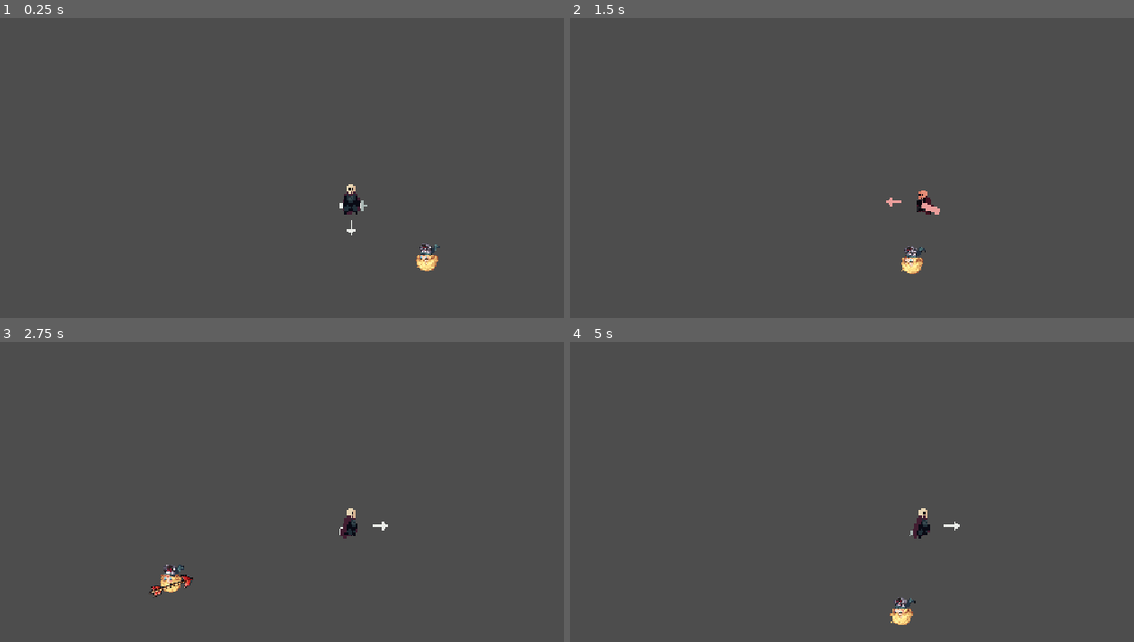
Above: before the commit, frames 1-4 (two rows, left to right).
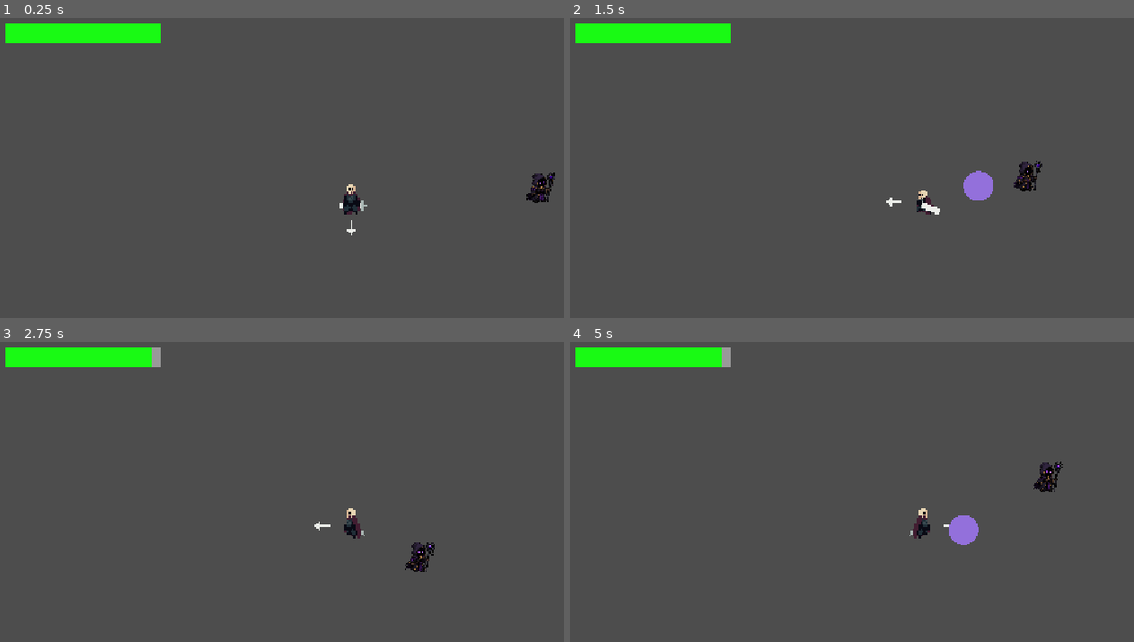
Above: after the commit, the same moments.

Repository: PisangRebus-cmyk/LELE-ZERO-PROJECT
Game: Godot game, scene res://Scene/INIBENERANCOBACOBA(punya yanal).tscn
Two runs of this game, one before a commit and one after it. Both use one fixed random seed, a clock stepped at 60 frames per second and the inputs below. This scene is started directly instead of the project's main scene.
Inputs (mouse positions are in pixels of both pictures, inside the frame that each line leads up to):
- Up to frame 1 (0.25 s): no input
- Up to frame 2 (1.5 s): move the mouse to (1077, 180) at 0.52 s; hold D (walk_right) 0.53-1.28 s; click (1077, 180) at 0.6 s; move the mouse to (778, 222) at 1.27 s; hold S (walk_down) from 1.28 s (still down); click (778, 222) at 1.35 s
- Up to frame 3 (2.75 s): move the mouse to (423, 435) at 2.02 s; release S (walk_down) at 2.03 s; hold D (walk_right) from 2.03 s (still down); tap Shift (dodge) at 2.1 s; click (423, 435) at 2.3 s
- Up to frame 4 (5 s): move the mouse to (885, 606) at 2.77 s; release D (walk_right) at 2.78 s; hold W (walk_up) 2.78-3.53 s; right-click (885, 606) at 2.85 s; click (885, 606) at 3.05 s; move the mouse to (outside the picture) at 3.52 s; hold F (switch_character) 3.53-4.28 s; hold A (walk_left) from 3.53 s (still down); click (outside the picture) at 3.8 s; move the mouse to (705, 465) at 4.27 s; click (705, 465) at 4.35 s

The runs differ from the first frame. In frame 1, 2.4% of the frame differs, in the area x 0-99%, y 1-85%; in frame 2, 2.9%, in the area x 0-84%, y 1-86%; in frame 3, 2.8%; in frame 4, 2.8%.

Commit message:
feat : Added Magician
Shoot Balls and Laser

biji biji gue

Diff:
--- a/lele-zero-sigma/Scene/INIBENERANCOBACOBA(punya yanal).tscn
+++ b/lele-zero-sigma/Scene/INIBENERANCOBACOBA(punya yanal).tscn
@@ -1,8 +1,8 @@
 [gd_scene format=3 uid="uid://d20efcmuc4whw"]
 
 [ext_resource type="PackedScene" uid="uid://coki0owkgoh26" path="res://Scene/player1.tscn" id="1_x7x40"]
-[ext_resource type="PackedScene" uid="uid://dt55vbrpx0tq" path="res://Scene/RangedEnemy.tscn" id="2_nt7id"]
-[ext_resource type="Script" uid="uid://hdlrhrryafjq" path="res://Script/arena_bounds.gd" id="3_alaio"]
+[ext_resource type="PackedScene" uid="uid://d0iqwqgxauwjm" path="res://Scene/Magician.tscn" id="2_7187a"]
+[ext_resource type="PackedScene" uid="uid://c6n0c6niuuyk4" path="res://Scene/UI.tscn" id="3_x7x40"]
 
 [node name="Node2D" type="Node2D" unique_id=1246096774]
 
@@ -12,13 +12,7 @@
 [node name="Camera2D" type="Camera2D" parent="Player1" unique_id=2055492553]
 zoom = Vector2(3, 3)
 
-[node name="RangedEnemy" parent="." unique_id=1369281368 instance=ExtResource("2_nt7id")]
-position = Vector2(43, 34)
+[node name="Magician" parent="." unique_id=427896389 instance=ExtResource("2_7187a")]
+position = Vector2(106, -8)
 
-[node name="TopLeft" type="Node2D" parent="." unique_id=330905667]
-position = Vector2(-32, -12)
-script = ExtResource("3_alaio")
-
-[node name="BottomRight" type="Node2D" parent="." unique_id=528100959]
-position = Vector2(117, 71)
-script = ExtResource("3_alaio")
+[node name="Control" parent="." unique_id=1944569366 instance=ExtResource("3_x7x40")]
--- /dev/null
+++ b/lele-zero-sigma/Scene/Laser.tscn
@@ -0,0 +1,56 @@
+[gd_scene format=3 uid="uid://kjrb76bk3t6a"]
+
+[ext_resource type="Texture2D" uid="uid://bn7uqrvbrdueo" path="res://Assets/Sprites/Screenshot 2026-11-15 230720.png" id="1_3nbuw"]
+[ext_resource type="Script" uid="uid://d4a5gxjpuywsc" path="res://Script/laser.gd" id="1_p0igm"]
+
+[sub_resource type="RectangleShape2D" id="RectangleShape2D_uj04i"]
+size = Vector2(200, 10)
+
+[sub_resource type="StyleBoxFlat" id="StyleBoxFlat_vpupq"]
+bg_color = Color(0.69411767, 0.5568628, 0.0627451, 0.5294118)
+
+[sub_resource type="StyleBoxFlat" id="StyleBoxFlat_p5viw"]
+bg_color = Color(0.6392157, 0.1764706, 0.039215688, 0.44705883)
+
+[node name="Laser" type="Area2D" unique_id=861517069]
+script = ExtResource("1_p0igm")
+
+[node name="CollisionShape2D" type="CollisionShape2D" parent="." unique_id=231789820]
+position = Vector2(100, 0)
+shape = SubResource("RectangleShape2D_uj04i")
+
+[node name="Sprites" type="Node2D" parent="." unique_id=839280155]
+visible = false
+
+[node name="1" type="Sprite2D" parent="Sprites" unique_id=2081493685]
+position = Vector2(25, 0)
+scale = Vector2(0.027218292, 0.052083336)
+texture = ExtResource("1_3nbuw")
+
+[node name="2" type="Sprite2D" parent="Sprites" unique_id=735974951]
+position = Vector2(75, 0)
+scale = Vector2(0.027218292, 0.052083336)
+texture = ExtResource("1_3nbuw")
+
+[node name="3" type="Sprite2D" parent="Sprites" unique_id=171833160]
+position = Vector2(124.99999, 0)
+scale = Vector2(0.027218292, 0.052083336)
+texture = ExtResource("1_3nbuw")
+
+[node name="4" type="Sprite2D" parent="Sprites" unique_id=818544719]
+position = Vector2(175, 0)
+scale = Vector2(0.027218292, 0.052083336)
+texture = ExtResource("1_3nbuw")
+
+[node name="5" type="Sprite2D" parent="Sprites" unique_id=2111484804]
+position = Vector2(175, 0)
+scale = Vector2(0.027218292, 0.052083336)
+texture = ExtResource("1_3nbuw")
+
+[node name="Warning" type="ProgressBar" parent="." unique_id=1198029133]
+offset_top = -5.0
+offset_right = 200.0
+offset_bottom = 5.0
+theme_override_styles/background = SubResource("StyleBoxFlat_vpupq")
+theme_override_styles/fill = SubResource("StyleBoxFlat_p5viw")
+show_percentage = false
--- /dev/null
+++ b/lele-zero-sigma/Scene/Magician.tscn
@@ -0,0 +1,50 @@
+[gd_scene format=3 uid="uid://d0iqwqgxauwjm"]
+
+[ext_resource type="Script" uid="uid://1rbyc6uys8ex" path="res://Script/magician.gd" id="1_2ytmb"]
+[ext_resource type="PackedScene" uid="uid://doxt4ywkswqmn" path="res://Scene/Orb.tscn" id="2_g4mf6"]
+[ext_resource type="Texture2D" uid="uid://bf2ha6lt3epf" path="res://Assets/Sprites/Idle/idle_01.png" id="2_y22fe"]
+[ext_resource type="PackedScene" uid="uid://kjrb76bk3t6a" path="res://Scene/Laser.tscn" id="3_crrml"]
+[ext_resource type="Texture2D" uid="uid://vrq7kat3b56" path="res://Assets/Sprites/Idle/idle_02.png" id="3_g4mf6"]
+[ext_resource type="Texture2D" uid="uid://hgcrqoc5q610" path="res://Assets/Sprites/Idle/idle_03.png" id="4_crrml"]
+[ext_resource type="Texture2D" uid="uid://ctlo68lhleici" path="res://Assets/Sprites/Idle/idle_04.png" id="5_pp34m"]
+[ext_resource type="Script" uid="uid://561o533d5vjq" path="res://Script/stun_gauge.gd" id="6_y22fe"]
+
+[sub_resource type="SpriteFrames" id="SpriteFrames_uj04i"]
+animations = [{
+"frames": [{
+"duration": 1.0,
+"texture": ExtResource("2_y22fe")
+}, {
+"duration": 1.0,
+"texture": ExtResource("3_g4mf6")
+}, {
+"duration": 1.0,
+"texture": ExtResource("4_crrml")
+}, {
+"duration": 1.0,
+"texture": ExtResource("5_pp34m")
+}],
+"loop": 1,
+"name": &"default",
+"speed": 5.0
+}]
+
+[sub_resource type="RectangleShape2D" id="RectangleShape2D_uj04i"]
+
+[node name="Magician" type="CharacterBody2D" unique_id=427896389]
+scale = Vector2(0.3, 0.3)
+script = ExtResource("1_2ytmb")
+move_speed = 10.0
+orb_scene = ExtResource("2_g4mf6")
+laser_scene = ExtResource("3_crrml")
+
+[node name="AnimatedSprite2D" type="AnimatedSprite2D" parent="." unique_id=64347802]
+sprite_frames = SubResource("SpriteFrames_uj04i")
+frame_progress = 0.61106956
+
+[node name="CollisionShape2D" type="CollisionShape2D" parent="." unique_id=1132242809]
+shape = SubResource("RectangleShape2D_uj04i")
+
+[node name="StunGauge" type="Node" parent="." unique_id=1062459439]
+script = ExtResource("6_y22fe")
+metadata/_custom_type_script = "uid://561o533d5vjq"
--- /dev/null
+++ b/lele-zero-sigma/Scene/Orb.tscn
@@ -0,0 +1,6 @@
+[gd_scene format=3 uid="uid://doxt4ywkswqmn"]
+
+[ext_resource type="Script" uid="uid://6ih1g344phn5" path="res://Script/orb.gd" id="1_j223k"]
+
+[node name="Orb" type="Area2D" unique_id=354496836]
+script = ExtResource("1_j223k")
--- a/lele-zero-sigma/Scene/RangedEnemy.tscn
+++ b/lele-zero-sigma/Scene/RangedEnemy.tscn
@@ -3,7 +3,7 @@
 [ext_resource type="Script" uid="uid://cbw6wels55r3j" path="res://Script/ranged_enemy.gd" id="1_ceddh"]
 [ext_resource type="Texture2D" uid="uid://yrhbcpbhh0mv" path="res://Assets/Sprites/FuturePrincess_3.png" id="1_ikyry"]
 [ext_resource type="Script" uid="uid://561o533d5vjq" path="res://Script/stun_gauge.gd" id="2_ceddh"]
-[ext_resource type="PackedScene" uid="uid://p7lgi8yabugs" path="res://Scene/arrow.tscn" id="2_y8md6"]
+[ext_resource type="PackedScene" uid="uid://p7lgi8yabugs" path="res://Scene/Arrow.tscn" id="2_y8md6"]
 
 [sub_resource type="AtlasTexture" id="AtlasTexture_y8md6"]
 atlas = ExtResource("1_ikyry")
--- /dev/null
+++ b/lele-zero-sigma/Script/laser.gd
@@ -0,0 +1,42 @@
+extends Area2D
+
+@export var radius := 40.0
+@export var warn_time := 3.0      # jeda peringatan sebelum api menyala
+@export var active_time := 1.5    # lama api menyala
+@export var damage := 15
+@export var stun_power := 10.0
+@export var tick_interval := 0.5  # jeda antar damage jika player tetap di dalam
+@export var knockback_strength := 120.0
+
+@onready var sprites: Node2D = $Sprites
+@onready var warning: ProgressBar = $Warning
+
+
+var _time := 0.0
+var _tick := 0.0
+var _burning := false
+
+func _physics_process(delta: float) -> void:
+	_time += delta
+
+
+	if not _burning:
+		sprites.visible = false
+		warning.value = (_time/warn_time)*100
+		if _time >= warn_time:
+			_burning = true
+
+		return
+
+	if _time >= warn_time + active_time:
+		queue_free()
+		return
+	if _burning == true:
+		sprites.visible = true
+		_tick -= delta
+		if _tick <= 0.0:
+			_tick = tick_interval
+			for body in get_overlapping_bodies():
+				if body.is_in_group("Player"):
+					var push := (body.global_position - global_position).normalized()
+					body.take_hit(damage, stun_power, push * knockback_strength, self)
--- /dev/null
+++ b/lele-zero-sigma/Script/magician.gd
@@ -0,0 +1,332 @@
+extends CharacterBody2D
+
+signal died
+
+enum State { IDLE, COMBAT, CAST, LASER, RECOVER, STUN } #PUNCH
+
+const PUNCH_WINDUP := 0.35
+const PUNCH_ACTIVE := 0.15
+const RECOVER_TIME := 0.6
+
+const CAST_TIME := 0.35
+const STUN_TIME := 3.0
+const STUN_DAMAGE_BONUS := 1.5
+
+var state := State.IDLE
+var state_time := 0.0
+var move_dir := Vector2.ZERO
+var pending_fire := false
+
+@onready var stun_gauge: StunGauge = $StunGauge
+@onready var sprite: AnimatedSprite2D = $AnimatedSprite2D
+#@onready var hitbox: Area2D = $Hitbox
+
+@export_group("Stat")
+@export var health := 300
+@export var move_speed := 60.0
+
+@export_group("Jarak")
+@export var trigger_range := 200
+@export var min_distance := 15
+@export var melee_distance := 50
+@export var max_distance := 100
+
+
+@export_group("Ranged Attack")
+@export var orb_scene: PackedScene
+@export var laser_scene: PackedScene
+@export var attack_cooldown := 3
+#@export var fire_chance := 0.4
+#@export var orbs_per_cast := 3
+@export var orbs_casted := 2
+@export var orb_spread_degrees := 15.0
+
+#@export_group("Punch")
+#@export var punch_damage := 18
+#@export var punch_stun := 30.0
+#@export var punch_knockback := 500.0
+#@export var punch_cooldown := 1.5
+#var is_punching := false
+#var indicator_color := Color.YELLOW
+
+@export_group("Teleport")
+@export var hits_to_teleport := 3
+@export var teleport_min_distance := 100
+@export var teleport_max_distance := 150
+
+var player: Node2D = null
+var knockback := Vector2.ZERO
+var attack_timer := 1.0
+var hit_count := 0
+var orb_count := 0
+var arena_rect := Rect2()
+var has_arena := false
+var active_laser: Node = null
+
+func _ready() -> void:
+	add_to_group("Enemy")
+	add_to_group("NoContactDamage")
+	player = get_tree().get_first_node_in_group("Player")
+
+	var bounds := get_tree().get_first_node_in_group("ArenaBounds")
+	if bounds != null:
+		var tl: Vector2 = bounds.get_node("TopLeft").global_position
+		var br: Vector2 = bounds.get_node("BottomRight").global_position
+		arena_rect = Rect2(tl, br - tl)
+		has_arena = true
+
+	stun_gauge.stunned.connect(_on_stunned)
+	#hitbox.monitoring = false
+	#hitbox.area_entered.connect(_on_hitbox_area_entered)
+
+	if has_node("HealthBar"):
+		$HealthBar.max_value = health
+		$HealthBar.value = health
+
+
+func _physics_process(delta: float) -> void:
+	if not is_instance_valid(player):
+		return
+
+	state_time += delta
+	knockback = knockback.move_toward(Vector2.ZERO, 800.0 * delta)
+	move_dir = Vector2.ZERO
+
+	match state:
+		State.IDLE:
+			_state_idle()
+		State.COMBAT:
+			_state_combat(delta)
+		State.CAST:
+			_state_cast()
+		State.STUN:
+			_state_stun()
+		State.LASER:
+			_state_laser()
+		#State.PUNCH:
+		#	_state_punch()
+		State.RECOVER:
+			_state_recover()
+
+	velocity = move_dir * move_speed + knockback
+	move_and_slide()
+
+
+func _state_idle() -> void:
+	if global_position.distance_to(player.global_position) <= trigger_range:
+		change_state(State.COMBAT)
+
+func _state_combat(delta: float) -> void:
+	var to_player := player.global_position - global_position
+	var dist := to_player.length()
+	if dist > trigger_range:
+		change_state(State.IDLE)
+		return
+
+	if dist < min_distance:
+		move_dir = -to_player.normalized()
+	elif dist > max_distance:
+		move_dir = to_player.normalized()
+
+	attack_timer -= delta
+	if attack_timer <= 0.0:
+		#if dist >= min_distance and dist <= melee_distance:
+		#	_start_punch(to_player)
+		#else:
+		_start_cast()
+
+func _start_cast() -> void:
+	#is_punching = false
+	queue_redraw()
+	#pending_fire = fire_scene != null and randf() < fire_chance
+	attack_timer = attack_cooldown
+	change_state(State.CAST)
+
+func _state_cast() -> void:
+	if state_time < CAST_TIME:
+		return
+	#if pending_fire:
+	#	_cast_fire()
+	#else:========
+	if orb_count < orbs_casted:
+		_cast_orbs()
+		orb_count += 1
+		change_state(State.COMBAT)
+	else:
+		_shoot_laser()
+		orb_count = 0
+		change_state(State.LASER)
+func _state_laser() -> void:
+	if not is_instance_valid(active_laser):
+		attack_timer = attack_cooldown
+		change_state(State.COMBAT)
+
+	# CASTS
+func _cast_orbs() -> void:
+	if orb_scene == null:
+		return
+	var base_dir := (player.global_position - global_position).normalized()
+	var orb = orb_scene.instantiate()
+	orb.direction = base_dir
+	get_tree().current_scene.add_child(orb)
+	orb.global_position = global_position
+
+func _shoot_laser() -> void:
+	if laser_scene == null:
+		return
+	var base_dir := (player.global_position - global_position).normalized()
+	var laser = laser_scene.instantiate()
+	active_laser = laser
+	laser.rotation = base_dir.angle()
+	get_tree().current_scene.add_child(laser)
+	laser.position = global_position
+
+#Effects
+func _state_stun() -> void:
+	if state_time >= STUN_TIME:
+		stun_gauge.release()
+		attack_timer = maxf(attack_timer, 1.0)
+		change_state(State.COMBAT)
+
+#func _start_punch(to_player: Vector2) -> void:
+#	attack_timer = punch_cooldown
+#	hitbox.rotation = to_player.angle()
+#	change_state(State.PUNCH)
+
+
+#func _state_punch() -> void:
+#	var active_end := PUNCH_WINDUP + PUNCH_ACTIVE
+#	var active := state_time >= PUNCH_WINDUP and state_time < active_end
+#	hitbox.monitoring = active
+#	sprite.self_modulate = Color.RED if active else Color.YELLOW
+#	if state_time <= PUNCH_WINDUP:
+#		indicator_color = Color.YELLOW
+#	elif state_time <= active_end:
+#		indicator_color = Color.RED
+#
+#	if state_time >= active_end:
+#		change_state(State.RECOVER)
+#	if not is_punching:
+#		is_punching = true
+#	queue_redraw()
+
+func _draw() -> void:
+#	if is_punching:
+#		var direction: Vector2 = (player.global_position - global_position).normalized()
+#		var target_local_pos: Vector2 = to_local(global_position + (direction * 24))
+#		draw_circle(target_local_pos, 10.0, indicator_color)
+	pass
+
+func _state_recover() -> void:
+	#if state_time >= 0.35:
+	#	is_punching = false
+	queue_redraw()
+	if state_time >= RECOVER_TIME:
+		change_state(State.COMBAT)
+
+
+func on_parried(parrier: Node2D, stun_power: float) -> void:
+	knockback = (global_position - parrier.global_position).normalized() * 250.0
+	change_state(State.RECOVER)
+	stun_gauge.add(stun_power)
+
+#func _on_hitbox_area_entered(area: Area2D) -> void:
+#	if area.name != "Hurtbox":
+#		return
+#	var target = area.get_parent()
+#	if not target.is_in_group("Player"):
+#		return
+#	if target.has_method("take_hit"):
+#		var push: Vector2 = (target.global_position - global_position).normalized() * punch_knockback
+#		target.take_hit(punch_damage, punch_stun, push, self)
+
+func change_state(new_state: State) -> void:
+	state = new_state
+	state_time = 0.0
+	#hitbox.set_deferred("monitoring", false)
+	if new_state != State.LASER and is_instance_valid(active_laser):
+		active_laser.queue_free()
+	match new_state:
+		State.CAST:
+			sprite.self_modulate = Color(0.8, 0.5, 1.0)
+		#State.PUNCH:
+		#	sprite.self_modulate = Color.YELLOW
+		State.STUN:
+			hit_count = 0
+			sprite.self_modulate = Color(0.5, 0.8, 1.0)
+		_:
+			sprite.self_modulate = Color.WHITE
+
+
+func _on_stunned() -> void:
+	change_state(State.STUN)
+	#is_punching = false
+	queue_redraw()
+
+
+
+
+#func _cast_fire() -> void:
+#	var fire = fire_scene.instantiate()
+#	get_tree().current_scene.add_child(fire)
+#	fire.global_position = player.global_position
+
+
+
+
+
+func _teleport() -> void:
+	#is_punching = false
+	queue_redraw()
+	if state == State.STUN or state == State.LASER:
+		return
+
+	if not is_instance_valid(player):
+		return
+
+	for i in 20:
+		var angle := randf() * TAU
+		var dist := randf_range(teleport_min_distance, teleport_max_distance)
+		var target := player.global_position + Vector2.RIGHT.rotated(angle) * dist
+
+		if has_arena and not arena_rect.has_point(target):
+			continue
+
+		if test_move(Transform2D(0.0, target), Vector2.ZERO):
+			continue
+
+		global_position = target
+		break
+
+	attack_timer = maxf(attack_timer, 1.0)
+	change_state(State.COMBAT)
+
+
+
+func take_hit(damage: int, stun_power: float, knockback_force: Vector2, _attacker: Node2D) -> void:
+	if state == State.STUN:
+		damage = int(damage * STUN_DAMAGE_BONUS)
+	health -= damage
+	knockback = knockback_force
+
+	if has_node("HealthBar"):
+		$HealthBar.value = health
+
+	modulate = Color.RED
+	create_tween().tween_property(self, "modulate", Color.WHITE, 0.15)
+
+	if health <= 0:
+		if is_instance_valid(active_laser):
+			active_laser.queue_free()
+		died.emit()
+		queue_free()
+		return
+
+	stun_gauge.add(stun_power)
+	if state == State.STUN:
+		return
+
+	hit_count += 1
+	if hit_count >= hits_to_teleport:
+		hit_count = 0
+		_teleport.call_deferred()
--- /dev/null
+++ b/lele-zero-sigma/Script/orb.gd
@@ -0,0 +1,38 @@
+extends Area2D
+
+@export var speed := 200.0
+@export var damage := 12
+@export var stun_power := 10.0
+@export var knockback_strength := 200.0
+@export var lifetime := 4.0
+@export var radius := 8.0
+
+var direction := Vector2.RIGHT
+
+
+func _ready() -> void:
+	var shape := CollisionShape2D.new()
+	var circle := CircleShape2D.new()
+	circle.radius = radius
+	shape.shape = circle
+	add_child(shape)
+	body_entered.connect(_on_body_entered)
+	get_tree().create_timer(lifetime).timeout.connect(queue_free)
+
+
+func _physics_process(delta: float) -> void:
+	global_position += direction * speed * delta
+
+
+func _on_body_entered(body: Node2D) -> void:
+	if body.is_in_group("Enemy"):
+		return  # abaikan musuh itu sendiri
+	if body.is_in_group("Player"):
+		body.take_hit(damage, stun_power, direction * knockback_strength, self)
+		if body.has_method("dizzy"):
+			body.dizzy()
+	queue_free()  # hancur saat kena player atau tembok
+
+
+func _draw() -> void:
+	draw_circle(Vector2.ZERO, radius, Color.MEDIUM_PURPLE)  # visual sementar
--- a/lele-zero-sigma/Script/player1.gd
+++ b/lele-zero-sigma/Script/player1.gd
@@ -24,6 +24,8 @@
 const BLOCK_STUN_FACTOR := 0.3
 const STUN_DURATION := 1.0
 
+const  DIZZY_DURATION := 2.5
+
 @export var SPEED := 100
 @export var acceleration := 2000
 @export var health := 200
@@ -50,6 +52,7 @@
 var dodge_direction := Vector2.DOWN
 var is_active := true
 var is_kidnapped := false
+var is_dizzy := false
 var light_sources := 0
 var dark_time := 0.0
 
@@ -144,8 +147,11 @@
 	if Input.is_action_just_pressed("attack"):
 		start_attack()
 		return
-
-	var direction := Input.get_vector("walk_left", "walk_right", "walk_up", "walk_down")
+	var direction : Vector2
+	if is_dizzy == false:
+		direction = Input.get_vector("walk_left", "walk_right", "walk_up", "walk_down")
+	if is_dizzy == true:
+		direction = Input.get_vector("walk_right", "walk_left", "walk_down", "walk_up")
 	update_sprite_direction(direction)
 	update_sprite()
 	animated_sprite_2d.play(animation_state + animation_direction)
@@ -384,6 +390,15 @@
 			child.set_deferred("disabled", true)
 	kidnapped.emit()
 
+# PUSING GARA GARA UTS
+func dizzy() -> void:
+	if is_dizzy == true:
+		return
+	is_dizzy = true
+	await get_tree().create_timer(DIZZY_DURATION).timeout
+	is_dizzy = false
+	return
+
 
 #Hitbox / Hurtbox
 func _on_hurtbox_body_entered(body: Node2D) -> void:
Binary file added: lele-zero-sigma/Assets/Sprites/Idle/idle_01.png
Not shown, added: lele-zero-sigma/Assets/Sprites/Idle/idle_01.png.import
Binary file added: lele-zero-sigma/Assets/Sprites/Idle/idle_02.png
Not shown, added: lele-zero-sigma/Assets/Sprites/Idle/idle_02.png.import
Binary file added: lele-zero-sigma/Assets/Sprites/Idle/idle_03.png
Not shown, added: lele-zero-sigma/Assets/Sprites/Idle/idle_03.png.import
Binary file added: lele-zero-sigma/Assets/Sprites/Idle/idle_04.png
Not shown, added: lele-zero-sigma/Assets/Sprites/Idle/idle_04.png.import
Binary file added: lele-zero-sigma/Assets/Sprites/Screenshot 2026-11-15 230720.png
Not shown, added: lele-zero-sigma/Assets/Sprites/Screenshot 2026-11-15 230720.png.import
Not shown, added: lele-zero-sigma/Script/laser.gd.uid
Not shown, added: lele-zero-sigma/Script/magician.gd.uid
(and 1 more such lines)
